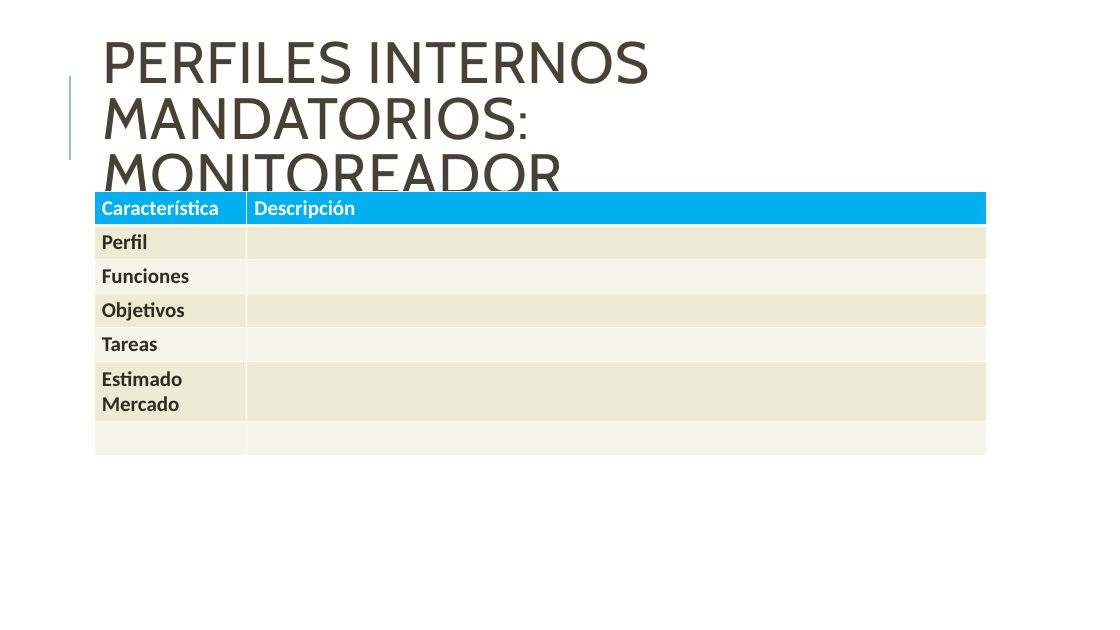
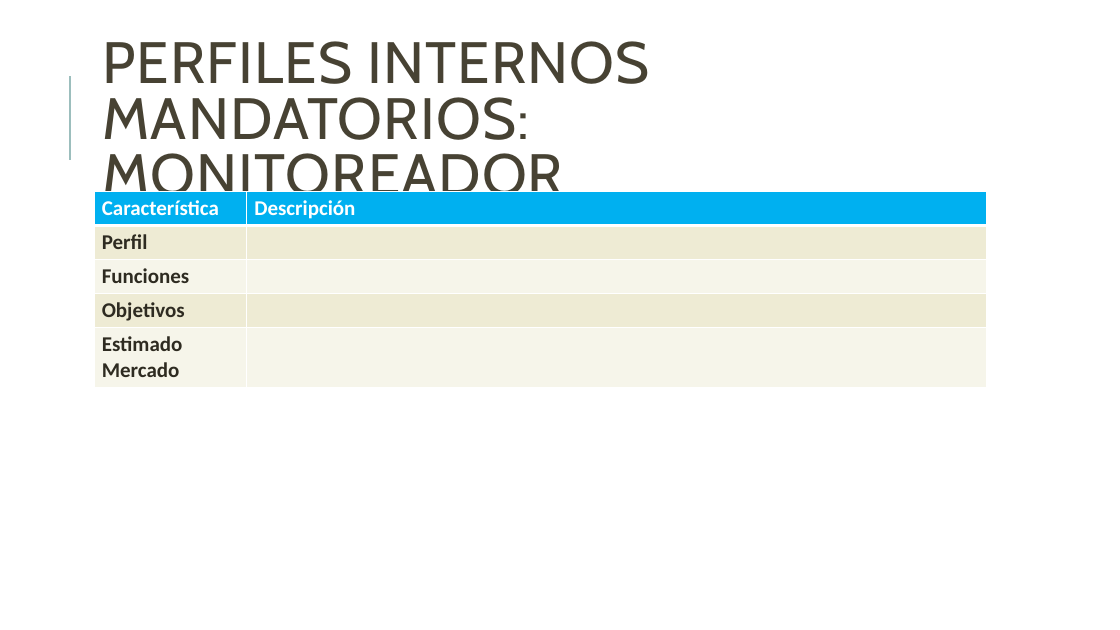
Before and after one commit to jsrxar/dge, a slide deck: slide 35 of 1-general/1-presentaciones/planificacion-control-presentacion-v2.pptx (slide 31 before the commit). Drawn at 1120x630 pixels with LibreOffice and Linux fonts; fonts in the diff are those of the drawing. Boxes give left, top, right and bottom in pixels: in the first picture for what was removed or moved away, otherwise in the second. Text is boxed around its words. In the diff, an @@ line names an element or a change of style, - is before the commit and + after.

```diff
--- a/1-general/1-presentaciones/planificacion-control-presentacion-v2.pptx
+++ b/1-general/1-presentaciones/planificacion-control-presentacion-v2.pptx
@@ table at [94,192,987,386] @@
-row 5: Tareas | 
-row 7:  | 
```
Also in this commit, not shown: 7 other slides changed, 4 slides added.
